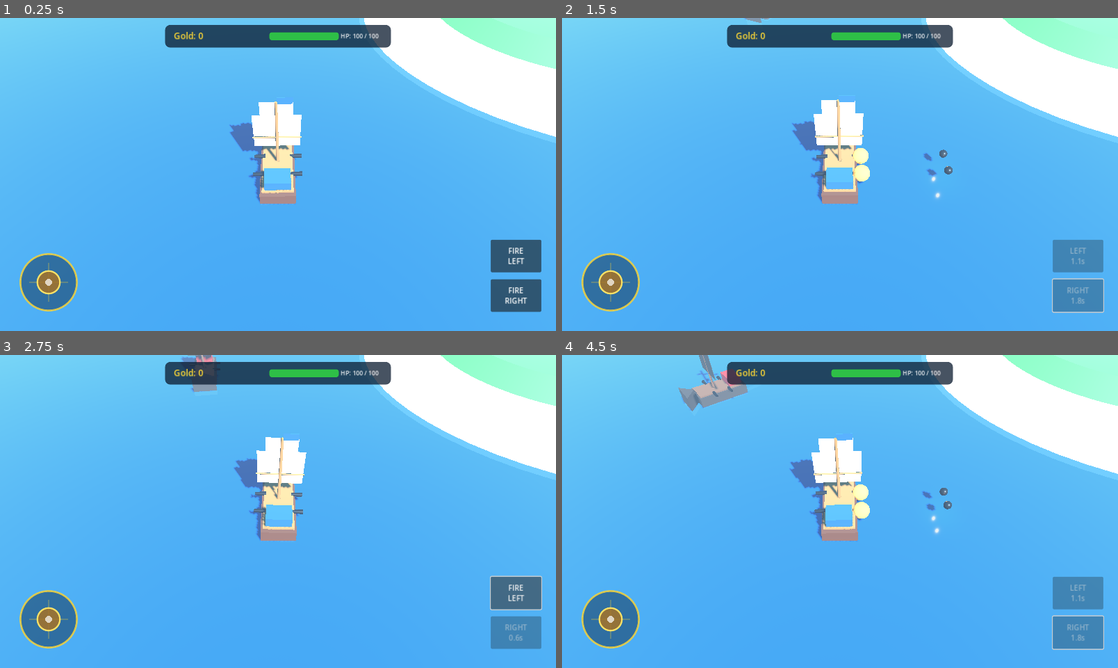
Above: before the commit, frames 1-4 (two rows, left to right).
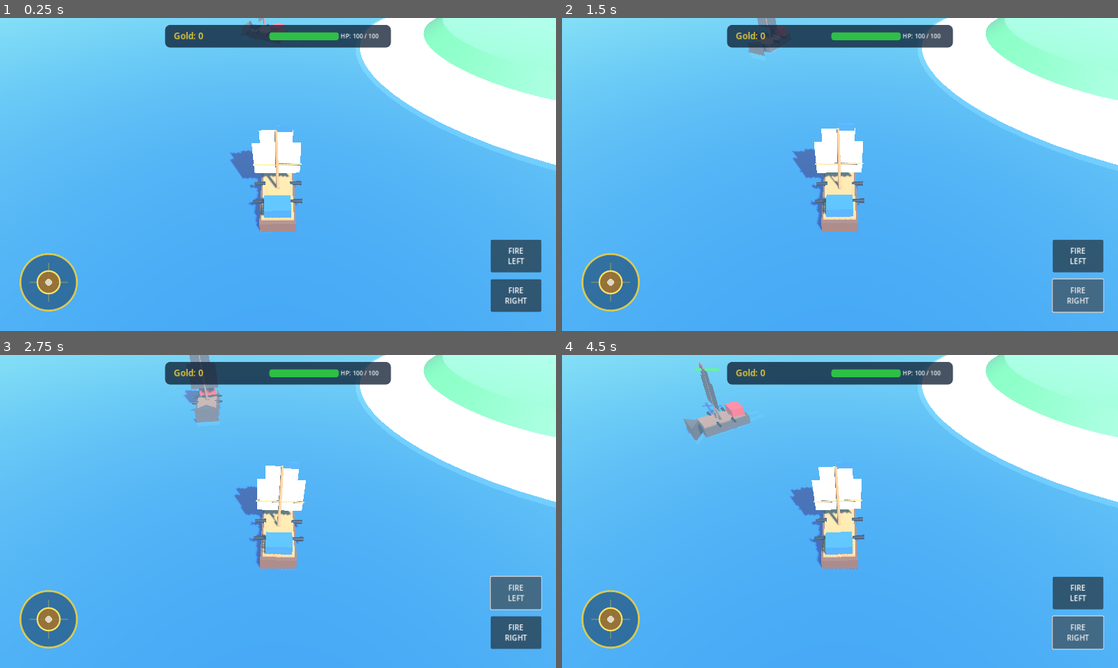
Above: after the commit, the same moments.

Repository: za99405com-ui/Pirate-Seasonline
Game: Godot game, scene res://scenes/world/world.tscn
Same seed, same stepped clock (60 frames per second), same inputs: the game is played once before the commit and once after it.
Inputs (mouse positions are in pixels of both pictures, inside the frame that each line leads up to):
- Up to frame 1 (0.25 s): no input
- Up to frame 2 (1.5 s): click "FIRE LEFT" at 0.5 s; click "FIRE RIGHT" at 1.25 s
- Up to frame 3 (2.75 s): click (517, 592) at 2 s, where only the run after the commit has a clickable "FIRE LEFT"
- Up to frame 4 (4.5 s): click (1079, 633) at 2.75 s, where only the run after the commit has a clickable "FIRE RIGHT"; click "FIRE LEFT" at 3.5 s; click "FIRE RIGHT" at 4.25 s

The runs differ from the first frame. In frame 1, 9.9% of the frame differs, in the area x 41-100%, y 0-69%; in frame 2, 12%; in frame 3, 11%; in frame 4, 14%, in the area x 20-100%, y 0-94%.
Error after the commit: Parse Error: Cannot infer the type of "look_ahead" variable because the value doesn't have a set type. (res://scripts/world/world.gd:29)

Commit message:
visual: smooth cinematic camera and infinite ocean anchor

Diff:
--- a/godot_game/scripts/world/world.gd
+++ b/godot_game/scripts/world/world.gd
@@ -3,37 +3,52 @@
 @onready var player_ship: Node3D = $PlayerShip
 @onready var camera: Camera3D = $IsometricCamera
 @onready var hud: CanvasLayer = $HUD
+@onready var ocean: MeshInstance3D = $OceanPlane
 
-@export var camera_offset: Vector3 = Vector3(0.0, 18.0, 15.0)
-@export var camera_follow_speed: float = 4.0
+@export var camera_offset: Vector3 = Vector3(0.0, 21.0, 18.0)
+@export var camera_follow_speed: float = 4.8
+@export var camera_look_ahead: float = 4.0
 @export var enemy_ship_scene: PackedScene = preload("res://scenes/ships/enemy_ship.tscn")
 
 func _ready() -> void:
 	if hud and player_ship:
 		hud.set_player(player_ship)
-
 	GameManager.enemy_destroyed.connect(_on_enemy_destroyed)
 
 func _physics_process(delta: float) -> void:
 	_update_camera(delta)
+	_update_ocean_anchor()
 
 func _update_camera(delta: float) -> void:
 	if not player_ship or not is_instance_valid(player_ship) or not camera:
 		return
 
-	var target_pos = player_ship.global_position + camera_offset
-	camera.global_position = camera.global_position.lerp(target_pos, camera_follow_speed * delta)
-	camera.look_at(player_ship.global_position, Vector3.UP)
+	var velocity: Vector3 = player_ship.velocity if "velocity" in player_ship else Vector3.ZERO
+	var speed_ratio := clamp(velocity.length() / 14.5, 0.0, 1.0)
+	var forward := -player_ship.global_transform.basis.z
+	var look_ahead := forward * camera_look_ahead * speed_ratio
+	var target_pos := player_ship.global_position + camera_offset + look_ahead * 0.35
+	var smoothing := 1.0 - exp(-camera_follow_speed * delta)
+	camera.global_position = camera.global_position.lerp(target_pos, smoothing)
+
+	var look_target := player_ship.global_position + look_ahead
+	camera.look_at(look_target, Vector3.UP)
+
+func _update_ocean_anchor() -> void:
+	if not ocean or not player_ship:
+		return
+	ocean.global_position.x = player_ship.global_position.x
+	ocean.global_position.z = player_ship.global_position.z
 
 func _on_enemy_destroyed(_enemy_name: String) -> void:
-	# Respawn a new enemy after 5 seconds at a distant coordinate
 	await get_tree().create_timer(5.0).timeout
-	if enemy_ship_scene:
-		var new_enemy = enemy_ship_scene.instantiate()
-		add_child(new_enemy)
-		var angle = randf() * TAU
-		var dist = randf_range(35.0, 50.0)
-		var spawn_pos = Vector3(cos(angle) * dist, 0.0, sin(angle) * dist)
-		if player_ship and is_instance_valid(player_ship):
-			spawn_pos += player_ship.global_position
-		new_enemy.global_position = spawn_pos
+	if not enemy_ship_scene:
+		return
+	var new_enemy := enemy_ship_scene.instantiate()
+	add_child(new_enemy)
+	var angle := randf() * TAU
+	var dist := randf_range(38.0, 54.0)
+	var spawn_pos := Vector3(cos(angle) * dist, 0.0, sin(angle) * dist)
+	if player_ship and is_instance_valid(player_ship):
+		spawn_pos += player_ship.global_position
+	new_enemy.global_position = spawn_pos
